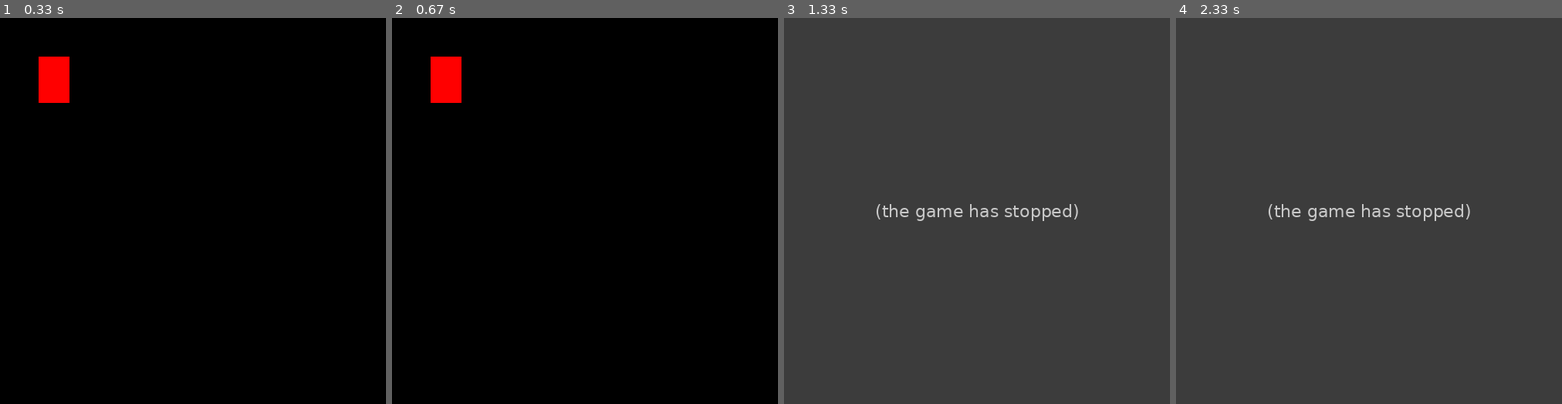
Above: before the commit, frames 1-4 (left to right).
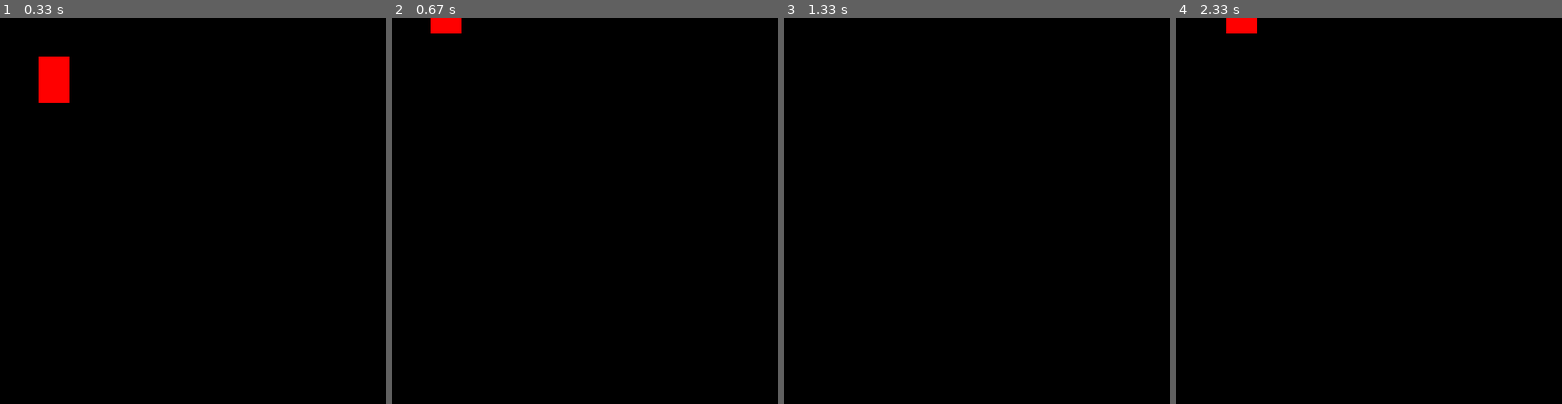
Above: after the commit, the same moments.

Repository: iferca/python_training
Game: pygame game, started from 4.Pygame/gamespy/Game/platform_game.py
The game is run twice, just before and just after one commit, with the same random seed, the same clock (stepped at 60 frames per second) and the same inputs.
Inputs:
- Up to frame 1 (0.33 s): no input
- Up to frame 2 (0.67 s): tap Space at 0.33 s
- Up to frame 3 (1.33 s): hold Space 0.67-1.13 s; hold Right 0.67-1.13 s
- Up to frame 4 (2.33 s): hold Left from 2.17 s (still down)

Frame 1 is identical in both runs. In frame 2, 1.3% of the frame differs, in the area x 10-18%, y 0-22%; in frame 3, 100%, in the area x 0-100%, y 0-100%; in frame 4, 100%.
Error before the commit: UnboundLocalError: cannot access local variable 'position_on_x' where it is not associated w...; the game stopped at 0.7 s (later frames are placeholders)

Commit message:
first steps of the character's behavior

Diff:
--- a/4.Pygame/gamespy/Game/platform_game.py
+++ b/4.Pygame/gamespy/Game/platform_game.py
@@ -3,43 +3,67 @@
 pg.init()
 pg.display.set_caption("First Game")
 
-screen_height = 500
-screen_width = 500
 
-width_of_rec = 40
-height_of_rec = 60
-position_on_x = 50
-position_on_y = 50
-speed = 5
-black = (0, 0, 0)
-red = (255, 0, 0)
+class Config:
+    screen_height = 500
+    screen_width = 500
+    width_of_rec = 40
+    height_of_rec = 60
+    position_on_x = 50
+    position_on_y = 50
+    speed = 5
+    black = (0, 0, 0)
+    red = (255, 0, 0)
+    jump_count = 10
+    is_jump = True
 
 
 def draw_rectangle(screen):
-    pg.draw.rect(screen, red, (position_on_x, position_on_y, width_of_rec, height_of_rec))
+    pg.draw.rect(screen, Config.red,
+                 (Config.position_on_x, Config.position_on_y, Config.width_of_rec, Config.height_of_rec))
     pg.display.update()
 
 
 def check_lateral_move(keys):
-    if keys[pg.K_LEFT] and position_on_x > speed:
-        position_on_x -= speed
+    if keys[pg.K_LEFT] and Config.position_on_x > Config.speed:
+        Config.position_on_x -= Config.speed
 
-    if keys[pg.K_RIGHT] and position_on_x < screen_width - width_of_rec:
-        position_on_x += speed
+    if keys[pg.K_RIGHT] and Config.position_on_x < Config.screen_width - Config.width_of_rec:
+        Config.position_on_x += Config.speed
+
+
+def jump(keys):
+    if Config.is_jump:
+
+        if keys[pg.K_SPACE]:
+            Config.is_jump = False
+    else:
+        if Config.jump_count >= -10:
+            neg = 1
+            if Config.jump_count < 0:
+                neg = -1
+            Config.position_on_y -= (Config.jump_count ** 2) / 2 * neg
+            Config.jump_count -= 1
+        else:
+            Config.is_jump = True
+            Config.jump_count = 10
 
 
 def run_game():
     run = True
-    screen = pg.display.set_mode((screen_width, screen_height))
+    screen = pg.display.set_mode((Config.screen_width, Config.screen_height))
     while run:
         pg.time.delay(100)
         for event in pg.event.get():
             if event.type == pg.QUIT:
                 run = False
+
         keys = pg.key.get_pressed()
+        jump(keys)
         check_lateral_move(keys)
         draw_rectangle(screen)
-        screen.fill(black)
+        screen.fill(Config.black)
+
     pg.quit()
 
 
Not shown, changed: 4.Pygame/Titulo.ipynb
